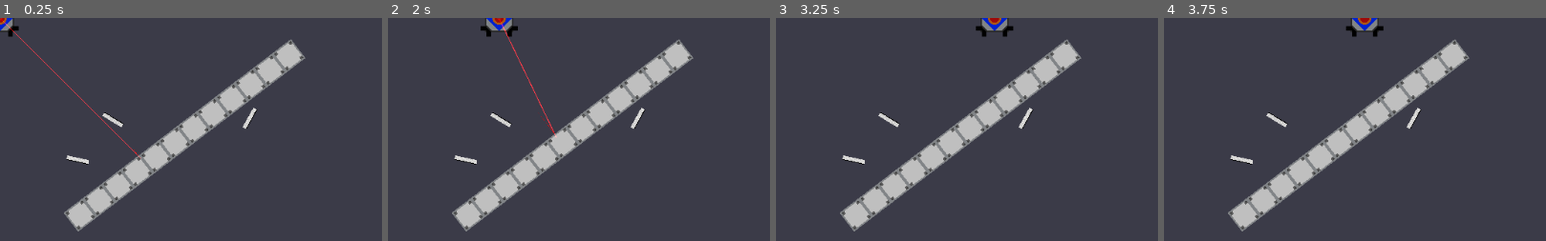
Above: before the commit, frames 1-4 (left to right).
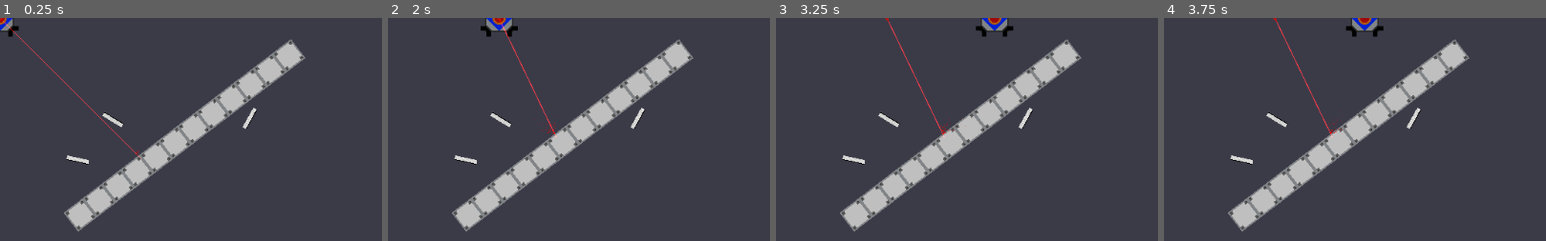
Above: after the commit, the same moments.

Repository: Call-Me-Sir/Calan-Game2021
Game: Godot game, scene res://Level 1.tscn
Same seed, same stepped clock (60 frames per second), same inputs: the game is played once before the commit and once after it.
Inputs (mouse positions are % of the whole screen's width and height, from its top left):
- Up to frame 1 (0.25 s): no input
- Up to frame 2 (2 s): tap Enter at 0.5 s; move the mouse to (72, 45) at 0.52 s; hold D (ui_right) 0.53-1.28 s; move the mouse to (30, 55) at 1.27 s; hold Ctrl (slowdown) from 1.28 s (still down)
- Up to frame 3 (3.25 s): tap Space at 2 s; move the mouse to (60, 28) at 2.02 s; release Ctrl (slowdown) at 2.03 s; hold D (ui_right) 2.03-2.78 s; move the mouse to (45, 70) at 2.77 s; hold Shift (speedup) from 2.78 s (still down)
- Up to frame 4 (3.75 s): tap Enter at 3.5 s; move the mouse to (80, 65) at 3.52 s; release Shift (speedup) at 3.53 s; hold A (ui_left) from 3.53 s (still down)
The pictures show only the part of the screen within x 0-50%, y 0-50%; the shares and areas given below are measured in that part.

The runs differ from the first frame. In frame 1, less than 0.1% of the frame differs, in the area x 35-37%, y 58-62%; in frame 2, less than 0.1%; in frame 3, 0.3%, in the area x 28-49%, y 0-54%; in frame 4, 0.3%.

Commit message:
Can now deploy red laser

Diff:
--- a/RayArray/Playerspaceshipkinematic.tscn
+++ b/RayArray/Playerspaceshipkinematic.tscn
@@ -12,6 +12,11 @@
 
 [sub_resource type="SpriteFrames" id=1]
 animations = [ {
+"frames": [ ExtResource( 9 ) ],
+"loop": false,
+"name": "Full Right",
+"speed": 5.0
+}, {
 "frames": [ ExtResource( 10 ) ],
 "loop": true,
 "name": "Small Right",
@@ -21,11 +26,6 @@
 "loop": false,
 "name": "Thrust Right",
 "speed": 15.0
-}, {
-"frames": [ ExtResource( 9 ) ],
-"loop": false,
-"name": "Full Right",
-"speed": 5.0
 } ]
 
 [sub_resource type="CircleShape2D" id=2]
--- a/RayArray/Red Laser Contraption.tscn
+++ b/RayArray/Red Laser Contraption.tscn
@@ -12,7 +12,6 @@
 
 [sub_resource type="ParticlesMaterial" id=3]
 flag_disable_z = true
-spread = 0.0
 gravity = Vector3( 0, 0, 0 )
 initial_velocity = 100.0
 initial_velocity_random = 0.7
--- a/RayArray/ReflectorCast.tscn
+++ b/RayArray/ReflectorCast.tscn
@@ -11,7 +11,6 @@
 
 [sub_resource type="ParticlesMaterial" id=3]
 flag_disable_z = true
-spread = 0.0
 gravity = Vector3( 0, 0, 0 )
 initial_velocity = 100.0
 initial_velocity_random = 0.7
--- a/RayArray/Scripts/Playerspaceshipkinematic.gd
+++ b/RayArray/Scripts/Playerspaceshipkinematic.gd
@@ -10,13 +10,9 @@
 var velocity = Vector2.ZERO
 var max_ray_cast = 1000
 
-
+onready var red_laser = preload("res://Red Laser Contraption.tscn")
 onready var _animated_sprite = $SpaceshipThrust
-onready var beam = $RayCast2D/Beam
-onready var beam_end = $RayCast2D/End
-onready var ray = $RayCast2D
-onready var new_ray = preload("res://ReflectorCast.tscn")
-var reflector_ray = null
+var world_laser = null
 
 func set_speed(s,f):
 	speed = s
@@ -24,7 +20,15 @@
 
 func deploy_check():
 	if Input.is_action_just_pressed("Deploy&Pickup"):
-		remove_child($"Red Laser Contraption")
+		if world_laser == null:
+			world_laser = red_laser.instance()
+			world_laser.global_position = $"Red Laser Contraption".global_position
+			world_laser.global_rotation = get_local_mouse_position().angle()
+			get_parent().add_child(world_laser)
+			remove_child($"Red Laser Contraption")
+		else:
+			pass
+
 
 func thrust_animation():
 	if Input.is_action_pressed("ui_right") and Input.is_action_pressed("slowdown"):
@@ -37,7 +41,7 @@
 		_animated_sprite.play("Thrust Right", true)
 
 
-func _process(delta):
+func _process(_delta):
 	var input_velocity = Vector2.ZERO
 	# Check input for "desired" velocity
 	input_velocity.x = Input.get_action_strength("ui_right")-Input.get_action_strength("ui_left")
--- a/RayArray/Scripts/RedLaserScript.gd
+++ b/RayArray/Scripts/RedLaserScript.gd
@@ -14,7 +14,7 @@
 		if get_parent().name == "Playerspaceshipkinematic":
 			pass
 
-func _physics_process(delta):
+func _physics_process(_delta):
 	beam.region_rect.end.x = beam_end.position.length()
 	deploy_check()
 	check_ray_collision()
--- a/RayArray/Scripts/ReflectorCast.gd
+++ b/RayArray/Scripts/ReflectorCast.gd
@@ -56,7 +56,7 @@
 # Called when the node enters the scene tree for the first time.
 
 
-func ray_casting(delta):
+func ray_casting(_delta):
 	#ray.cast_to =
 	pass
 
